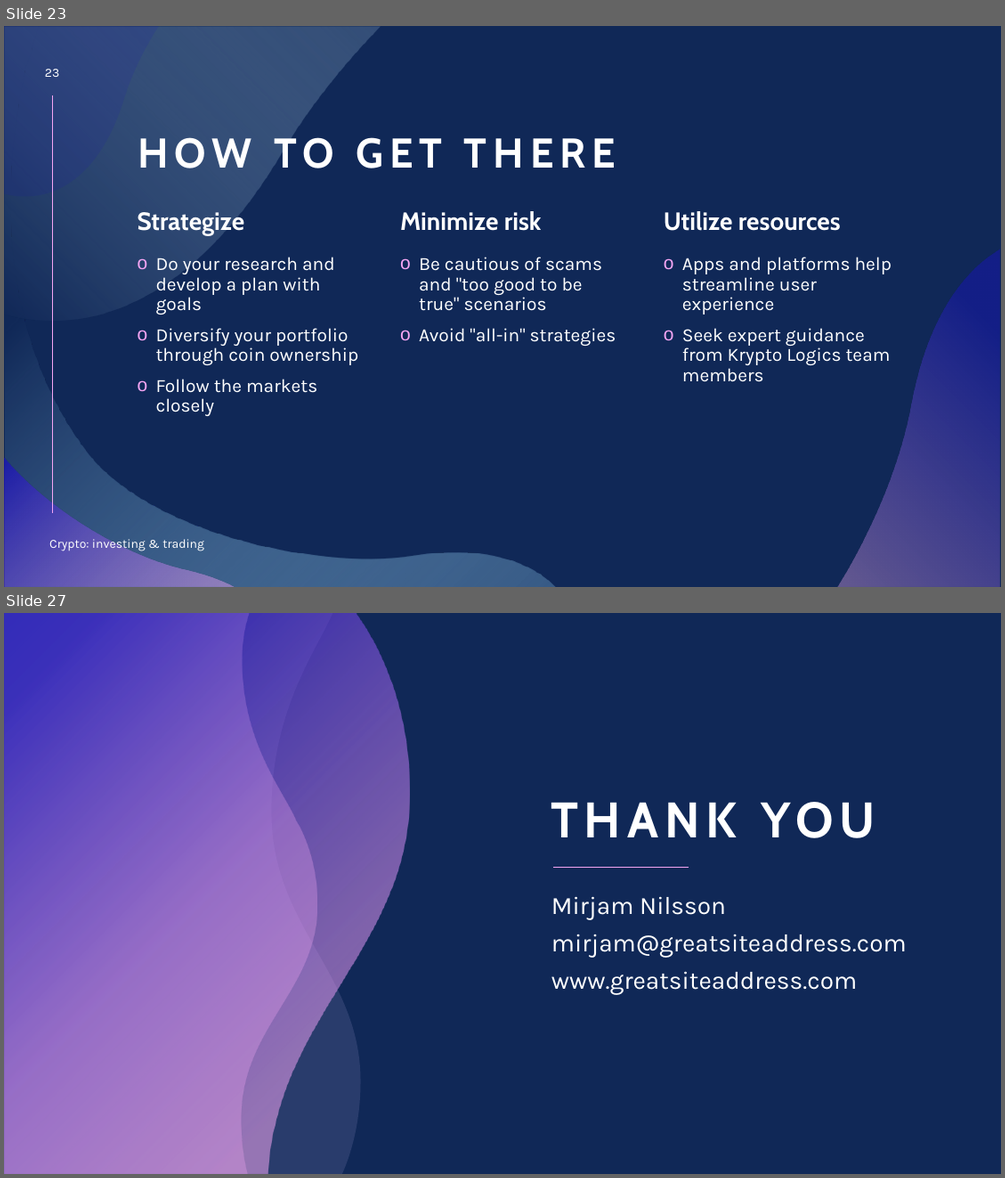
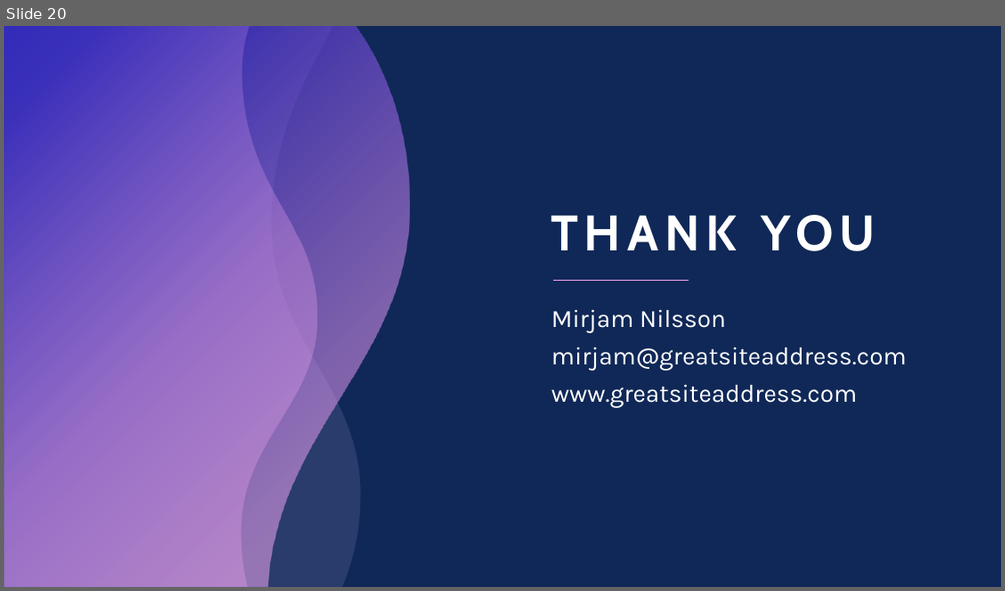
Before and after one commit to vigneshk01/Lead-Scoring-Case-Study, a slide deck: Lead Scoring Case Study.pptx. Shown one above the other, each under a label of ours: slides 23 and 27 before the commit, slide 20 after it; the slides between them are not shown. The pictures are 1005x1178 and 1005x591 pixels, drawn with LibreOffice and Linux fonts; fonts in the diff are those of the drawing. Boxes give left, top, right and bottom in pixels: in the first picture for what was removed or moved away, otherwise in the second. Text is boxed around its words. In the diff, an @@ line names an element or a change of style, - is before the commit and + after.

```diff
--- a/Lead Scoring Case Study.pptx
+++ b/Lead Scoring Case Study.pptx
@@ slide 23 removed at [4,26,1001,587], background #102857 @@
@@ freeform shape removed at [4,26,159,197] @@
@@ freeform shape removed at [5,27,380,320] @@
@@ freeform shape removed at [6,26,555,587] @@
@@ page number removed at [45,69,59,77] @@
-23
@@ line removed from (53, 95) to (53, 514) @@
@@ title removed at [138,137,615,168] @@
-HOW TO GET THERE
@@ text removed at [138,212,245,235] @@
-Strategize
@@ text removed at [400,211,542,231] @@
-Minimize risk
@@ text removed at [663,211,841,231] @@
-Utilize resources
@@ text removed at [156,257,358,416] @@
-o Do your research and develop a plan with goals
-o Diversify your portfolio through coin ownership
-o Follow the markets closely
@@ text removed at [419,257,616,346] @@
-o Be cautious of scams and "too good to be true" scenarios
-o Avoid "all-in" strategies
@@ text removed at [682,257,892,382] @@
-o Apps and platforms help streamline user experience
-o Seek expert guidance from Krypto Logics team members
@@ freeform shape removed at [838,249,999,587] @@
@@ freeform shape removed at [4,457,234,587] @@
@@ text removed at [49,536,204,551] @@
-Crypto: investing & trading
@@ what was slide 27 is now slide 20 @@
```
Also in this commit, not shown: 6 slides changed, 4 slides added, 10 other slides removed.
